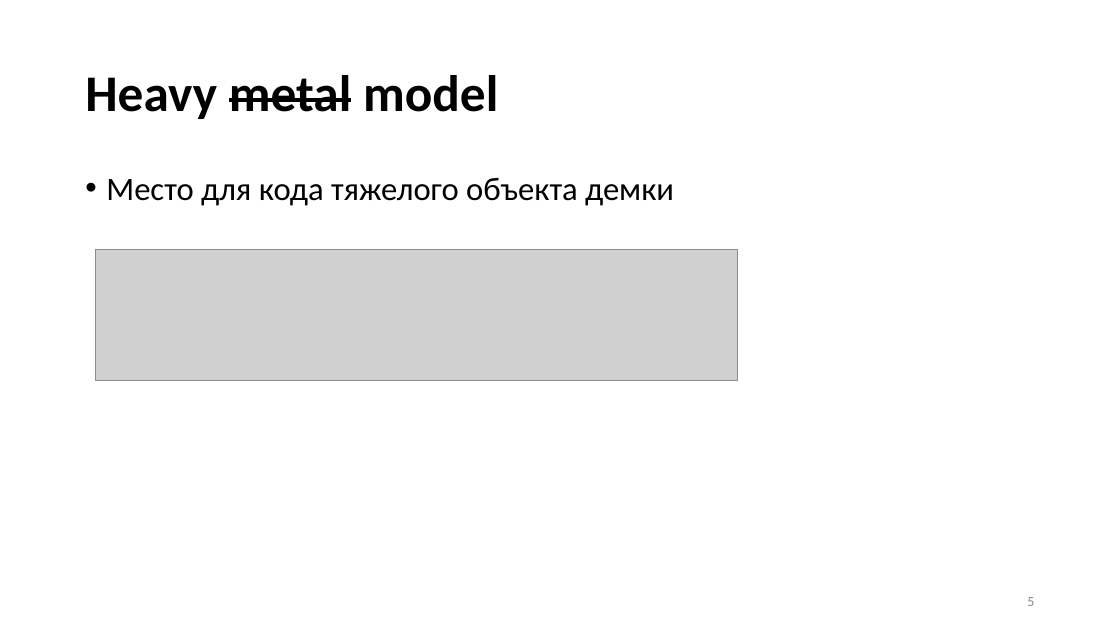
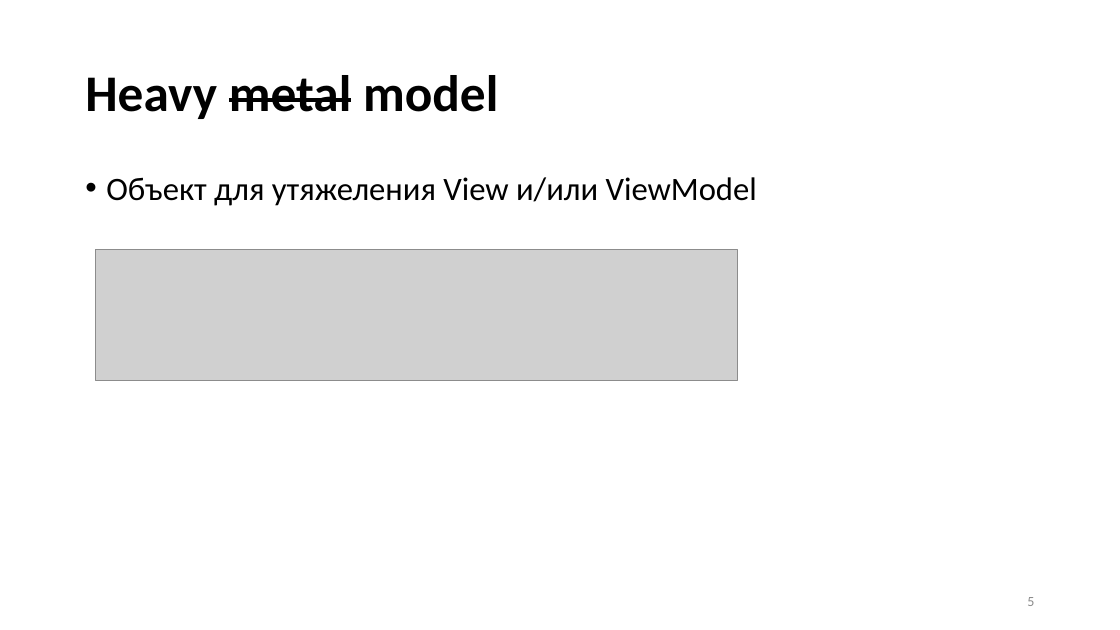
Before and after one commit to Talrandel/MemoryLeak, a slide deck: slide 5 of Утечки памяти.pptx. Drawn at 1120x630 pixels with LibreOffice and Linux fonts; fonts in the diff are those of the drawing; grey boxes stand for pictures. Boxes give left, top, right and bottom in pixels: in the first picture for what was removed or moved away, otherwise in the second. Text is boxed around its words. In the diff, an @@ line names an element or a change of style, - is before the commit and + after.

```diff
--- a/Утечки памяти.pptx
+++ b/Утечки памяти.pptx
@@ text at (106,177,757,206): text changed @@
-• Место для кода тяжелого объекта демки
+• Объект для утяжеления View и/или ViewModel
```
Also in this commit, not shown: 6 other slides changed, 1 slide removed, 31 other files.
